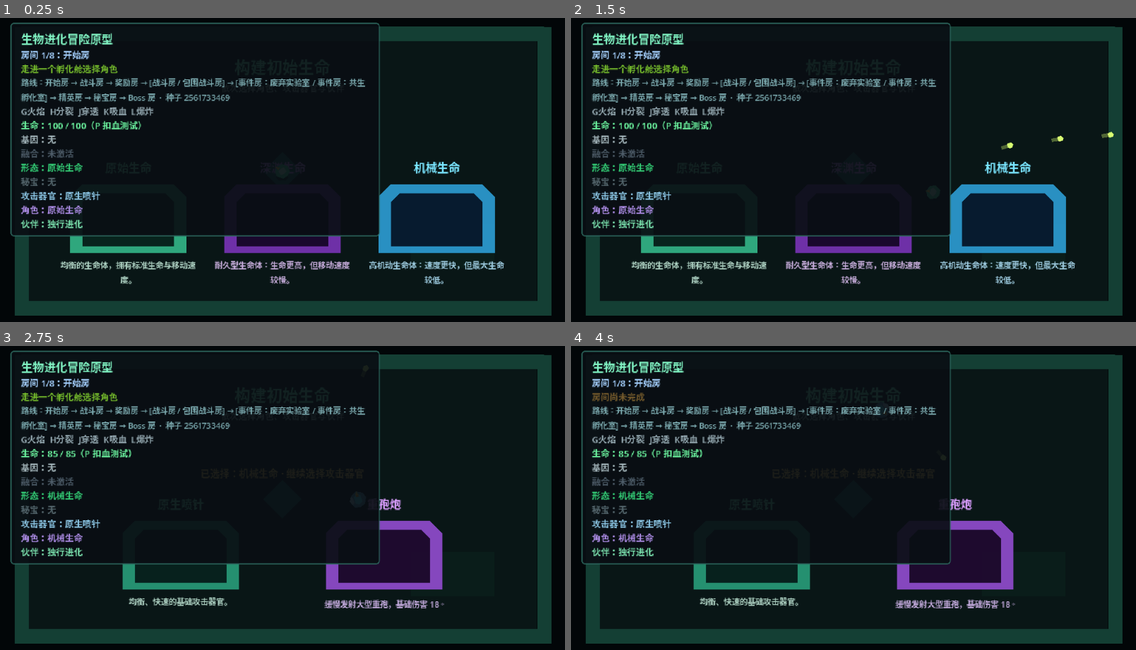
Above: before the commit, frames 1-4 (two rows, left to right).
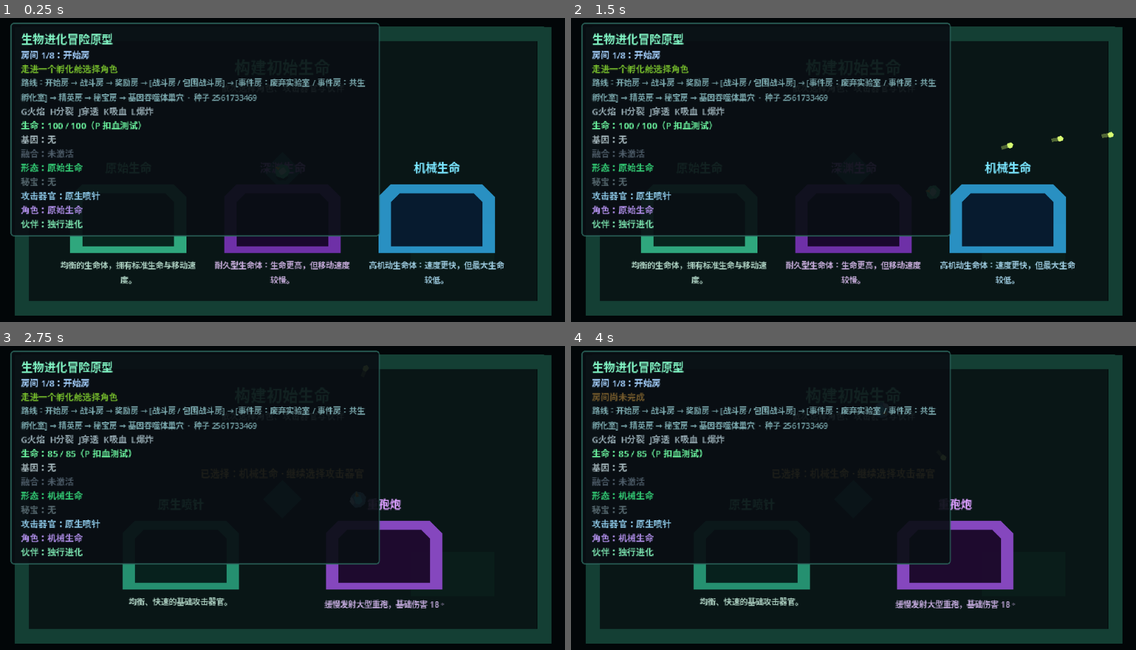
Above: after the commit, the same moments.

Repository: LIJUNCAN1/-Roguelike
Game: Godot game, scene res://scenes/main/main.tscn
Two runs of this game, one before a commit and one after it. Both use one fixed random seed, a clock stepped at 60 frames per second and the inputs below.
Inputs (mouse positions are in pixels of both pictures, inside the frame that each line leads up to):
- Up to frame 1 (0.25 s): no input
- Up to frame 2 (1.5 s): tap Enter at 0.5 s; move the mouse to (977, 154) at 0.52 s; press the mouse at (977, 154) at 0.53 s; hold D (move_right) 0.53-1.28 s; move the mouse to (740, 188) at 1.27 s; release the mouse at (740, 188) at 1.28 s; hold S (move_down) from 1.28 s (still down); click (740, 188) at 1.35 s
- Up to frame 3 (2.75 s): move the mouse to (339, 428) at 2.02 s; release S (move_down) at 2.03 s; hold D (move_right) from 2.03 s (still down); hold P (damage_test_player) from 2.03 s (still down); click (339, 428) at 2.3 s
- Up to frame 4 (4 s): move the mouse to (825, 561) at 2.77 s; release D (move_right) at 2.78 s; release P (damage_test_player) at 2.78 s; hold W (move_up) 2.78-3.53 s; tap N (next_room) at 2.85 s; click (825, 561) at 3.05 s; tap R (restart_run) at 3.5 s; move the mouse to (1023, 546) at 3.52 s; hold A (move_left) from 3.53 s (still down); hold 1 (reward_choice_1) from 3.53 s (still down); click (1023, 546) at 3.8 s

The runs differ from the first frame. In frame 1, 0.4% of the frame differs, in the area x 22-46%, y 24-28%; in frame 2, 0.4%; in frame 3, 0.4%; in frame 4, 0.4%.

Commit message:
feat: add phased gene devourer boss

Diff:
--- /dev/null
+++ b/data/bosses/attacks/devourer_bite_phase_1.tres
@@ -0,0 +1,14 @@
+[gd_resource type="Resource" script_class="BossAttackData" load_steps=2 format=3]
+
+[ext_resource type="Script" path="res://scripts/bosses/boss_attack_data.gd" id="1_data"]
+
+[resource]
+script = ExtResource("1_data")
+id = &"gene_devour"
+display_name = "基因吞噬"
+cooldown = 2.2
+telegraph_duration = 0.9
+trigger_range = 260.0
+radius = 46.0
+damage = 16.0
+warning_color = Color(1, 0.28, 0.18, 1)
--- /dev/null
+++ b/data/bosses/attacks/devourer_bite_phase_2.tres
@@ -0,0 +1,14 @@
+[gd_resource type="Resource" script_class="BossAttackData" load_steps=2 format=3]
+
+[ext_resource type="Script" path="res://scripts/bosses/boss_attack_data.gd" id="1_data"]
+
+[resource]
+script = ExtResource("1_data")
+id = &"ravenous_gene_devour"
+display_name = "狂噬基因"
+cooldown = 1.25
+telegraph_duration = 0.55
+trigger_range = 300.0
+radius = 58.0
+damage = 24.0
+warning_color = Color(1, 0.12, 0.32, 1)
--- /dev/null
+++ b/data/bosses/gene_devourer.tres
@@ -0,0 +1,14 @@
+[gd_resource type="Resource" script_class="BossData" load_steps=4 format=3]
+
+[ext_resource type="Script" path="res://scripts/bosses/boss_data.gd" id="1_data"]
+[ext_resource type="Resource" path="res://data/bosses/phases/devourer_phase_1.tres" id="2_phase_1"]
+[ext_resource type="Resource" path="res://data/bosses/phases/devourer_phase_2.tres" id="3_phase_2"]
+
+[resource]
+script = ExtResource("1_data")
+id = &"gene_devourer"
+display_name = "基因吞噬体"
+max_health = 240.0
+move_speed = 52.0
+stopping_distance = 105.0
+phases = Array[ExtResource("2_phase_1")]([ExtResource("2_phase_1"), ExtResource("3_phase_2")])
--- /dev/null
+++ b/data/bosses/phases/devourer_phase_1.tres
@@ -0,0 +1,14 @@
+[gd_resource type="Resource" script_class="BossPhaseData" load_steps=3 format=3]
+
+[ext_resource type="Script" path="res://scripts/bosses/boss_phase_data.gd" id="1_data"]
+[ext_resource type="Resource" path="res://data/bosses/attacks/devourer_bite_phase_1.tres" id="2_attack"]
+
+[resource]
+script = ExtResource("1_data")
+display_name = "觅食形态"
+enter_health_ratio = 1.0
+move_speed = 52.0
+preferred_distance = 105.0
+attack = ExtResource("2_attack")
+body_color = Color(0.68, 0.14, 0.32, 1)
+core_color = Color(1, 0.42, 0.28, 1)
--- /dev/null
+++ b/data/bosses/phases/devourer_phase_2.tres
@@ -0,0 +1,14 @@
+[gd_resource type="Resource" script_class="BossPhaseData" load_steps=3 format=3]
+
+[ext_resource type="Script" path="res://scripts/bosses/boss_phase_data.gd" id="1_data"]
+[ext_resource type="Resource" path="res://data/bosses/attacks/devourer_bite_phase_2.tres" id="2_attack"]
+
+[resource]
+script = ExtResource("1_data")
+display_name = "狂噬形态"
+enter_health_ratio = 0.5
+move_speed = 86.0
+preferred_distance = 82.0
+attack = ExtResource("2_attack")
+body_color = Color(0.82, 0.06, 0.24, 1)
+core_color = Color(1, 0.78, 0.22, 1)
--- a/data/rooms/boss_room.tres
+++ b/data/rooms/boss_room.tres
@@ -6,6 +6,6 @@
 [resource]
 script = ExtResource("1_room_data")
 id = &"boss"
-display_name = "Boss 房"
+display_name = "基因吞噬体巢穴"
 room_type = 4
 room_scene = ExtResource("2_room_scene")
--- /dev/null
+++ b/scenes/bosses/boss_attack_indicator.tscn
@@ -0,0 +1,17 @@
+[gd_scene load_steps=2 format=3]
+
+[ext_resource type="Script" path="res://scripts/bosses/boss_attack_indicator.gd" id="1_script"]
+
+[node name="BossAttackIndicator" type="Node2D"]
+z_index = -1
+script = ExtResource("1_script")
+
+[node name="Fill" type="Polygon2D" parent="."]
+color = Color(1, 0.2, 0.15, 0.16)
+
+[node name="Ring" type="Line2D" parent="."]
+width = 2.0
+default_color = Color(1, 0.2, 0.15, 0.95)
+joint_mode = 1
+begin_cap_mode = 2
+end_cap_mode = 2
--- /dev/null
+++ b/scenes/bosses/gene_devourer.tscn
@@ -0,0 +1,87 @@
+[gd_scene load_steps=10 format=3]
+
+[ext_resource type="Script" path="res://scripts/bosses/boss_controller.gd" id="1_controller"]
+[ext_resource type="Script" path="res://scripts/actors/movement_component.gd" id="2_movement"]
+[ext_resource type="Resource" path="res://data/bosses/gene_devourer.tres" id="3_data"]
+[ext_resource type="Script" path="res://scripts/combat/health_component.gd" id="4_health"]
+[ext_resource type="Script" path="res://scripts/combat/hurtbox_component.gd" id="5_hurtbox"]
+[ext_resource type="Script" path="res://scripts/combat/hit_feedback_component.gd" id="6_feedback"]
+[ext_resource type="Resource" path="res://data/feedback/test_chaser_feedback.tres" id="7_feedback_data"]
+[ext_resource type="PackedScene" path="res://scenes/bosses/boss_attack_indicator.tscn" id="8_indicator"]
+
+[sub_resource type="CircleShape2D" id="CircleShape2D_boss"]
+radius = 17.0
+
+[node name="GeneDevourer" type="CharacterBody2D"]
+collision_layer = 4
+collision_mask = 1
+script = ExtResource("1_controller")
+enemy_data = ExtResource("3_data")
+attack_indicator_scene = ExtResource("8_indicator")
+
+[node name="MovementComponent" type="Node" parent="."]
+script = ExtResource("2_movement")
+
+[node name="HealthComponent" type="Node" parent="."]
+script = ExtResource("4_health")
+
+[node name="HitFeedbackComponent" type="Node" parent="."]
+script = ExtResource("6_feedback")
+feedback_data = ExtResource("7_feedback_data")
+health_component_path = NodePath("../HealthComponent")
+visual_root_path = NodePath("../Visuals")
+flash_target_paths = Array[NodePath]([NodePath("../Visuals/Body"), NodePath("../Visuals/Core")])
+
+[node name="HurtboxComponent" type="Area2D" parent="."]
+collision_layer = 4
+collision_mask = 0
+monitoring = false
+script = ExtResource("5_hurtbox")
+health_component_path = NodePath("../HealthComponent")
+
+[node name="CollisionShape2D" type="CollisionShape2D" parent="HurtboxComponent"]
+shape = SubResource("CircleShape2D_boss")
+
+[node name="Visuals" type="Node2D" parent="."]
+
+[node name="Shadow" type="Polygon2D" parent="Visuals"]
+position = Vector2(0, 14)
+polygon = PackedVector2Array(-18, 0, -12, -6, 12, -6, 18, 0, 12, 6, -12, 6)
+color = Color(0.015, 0.02, 0.03, 0.62)
+
+[node name="Body" type="Polygon2D" parent="Visuals"]
+polygon = PackedVector2Array(-18, -5, -13, -16, -3, -20, 9, -17, 18, -8, 20, 5, 13, 16, 2, 20, -11, 17, -20, 7)
+color = Color(0.68, 0.14, 0.32, 1)
+
+[node name="Core" type="Polygon2D" parent="Visuals"]
+polygon = PackedVector2Array(-8, -5, 0, -12, 9, -5, 11, 5, 3, 12, -7, 9, -12, 1)
+color = Color(1, 0.42, 0.28, 1)
+
+[node name="Maw" type="Polygon2D" parent="Visuals"]
+polygon = PackedVector2Array(-7, -2, 0, -6, 8, -1, 5, 6, -3, 8, -9, 3)
+color = Color(0.08, 0.015, 0.04, 1)
+
+[node name="FacingMarker" type="Polygon2D" parent="Visuals"]
+polygon = PackedVector2Array(8, -3, 22, 0, 8, 3)
+color = Color(1, 0.78, 0.34, 1)
+
+[node name="CollisionShape2D" type="CollisionShape2D" parent="."]
+shape = SubResource("CircleShape2D_boss")
+
+[node name="PhaseLabel" type="Label" parent="."]
+offset_left = -65.0
+offset_top = -48.0
+offset_right = 65.0
+offset_bottom = -30.0
+theme_override_colors/font_color = Color(1, 0.68, 0.45, 1)
+theme_override_font_sizes/font_size = 10
+text = "觅食形态"
+horizontal_alignment = 1
+
+[node name="BossHealthBar" type="ProgressBar" parent="."]
+offset_left = -46.0
+offset_top = -29.0
+offset_right = 46.0
+offset_bottom = -23.0
+mouse_filter = 2
+show_percentage = false
--- a/scenes/rooms/boss_room.tscn
+++ b/scenes/rooms/boss_room.tscn
@@ -2,7 +2,7 @@
 
 [ext_resource type="PackedScene" path="res://scenes/rooms/room_shell.tscn" id="1_shell"]
 [ext_resource type="Script" path="res://scripts/rooms/room_controller.gd" id="2_controller"]
-[ext_resource type="PackedScene" path="res://scenes/enemies/test_chaser.tscn" id="3_enemy"]
+[ext_resource type="PackedScene" path="res://scenes/bosses/gene_devourer.tscn" id="3_enemy"]
 
 [node name="BossRoom" type="Node2D"]
 script = ExtResource("2_controller")
@@ -11,6 +11,5 @@
 [node name="RoomShell" parent="." instance=ExtResource("1_shell")]
 modulate = Color(1, 0.45, 0.38, 1)
 
-[node name="BossChaser" parent="." groups=["room_enemies"] instance=ExtResource("3_enemy")]
+[node name="GeneDevourer" parent="." groups=["room_enemies"] instance=ExtResource("3_enemy")]
 position = Vector2(500, 180)
-scale = Vector2(2, 2)
--- /dev/null
+++ b/scripts/bosses/boss_attack_data.gd
@@ -0,0 +1,21 @@
+class_name BossAttackData
+extends Resource
+
+@export_group("Identity")
+@export var id: StringName
+@export var display_name: String
+
+@export_group("Timing")
+@export_range(0.05, 30.0, 0.05, "or_greater")
+var cooldown: float = 2.0
+@export_range(0.05, 10.0, 0.05, "or_greater")
+var telegraph_duration: float = 0.8
+
+@export_group("Area")
+@export_range(1.0, 1000.0, 1.0, "or_greater")
+var trigger_range: float = 260.0
+@export_range(1.0, 500.0, 1.0, "or_greater")
+var radius: float = 48.0
+@export_range(0.0, 1000000.0, 1.0, "or_greater")
+var damage: float = 15.0
+@export var warning_color: Color = Color(1.0, 0.25, 0.18, 1.0)
--- /dev/null
+++ b/scripts/bosses/boss_attack_indicator.gd
@@ -0,0 +1,51 @@
+class_name BossAttackIndicator
+extends Node2D
+
+@onready var fill: Polygon2D = $Fill
+@onready var ring: Line2D = $Ring
+
+
+func configure(
+	radius: float,
+	color: Color,
+	telegraph_duration: float
+) -> void:
+	var points := _make_circle(radius)
+	fill.polygon = points
+	ring.points = points
+	ring.closed = true
+
+	var fill_color := color
+	fill_color.a = 0.16
+	fill.color = fill_color
+	ring.default_color = color
+	scale = Vector2.ONE * 0.35
+
+	var tween := create_tween()
+	tween.tween_property(
+		self,
+		"scale",
+		Vector2.ONE,
+		telegraph_duration
+	).set_trans(Tween.TRANS_QUAD).set_ease(Tween.EASE_OUT)
+
+
+func impact() -> void:
+	var impact_color := ring.default_color
+	impact_color.a = 0.7
+	fill.color = impact_color
+	ring.width = 4.0
+	var tween := create_tween()
+	tween.set_parallel(true)
+	tween.tween_property(self, "scale", Vector2.ONE * 1.15, 0.18)
+	tween.tween_property(self, "modulate:a", 0.0, 0.18)
+	tween.chain().tween_callback(queue_free)
+
+
+func _make_circle(radius: float) -> PackedVector2Array:
+	var points := PackedVector2Array()
+	var segment_count := 32
+	for index in segment_count:
+		var angle := TAU * float(index) / float(segment_count)
+		points.append(Vector2.from_angle(angle) * radius)
+	return points
--- /dev/null
+++ b/scripts/bosses/boss_controller.gd
@@ -0,0 +1,180 @@
+class_name BossController
+extends EnemyController
+
+signal phase_changed(phase_index: int, phase: BossPhaseData)
+signal attack_telegraphed(attack: BossAttackData, world_position: Vector2)
+signal attack_resolved(hit_player: bool)
+
+@export var attack_indicator_scene: PackedScene
+
+@onready var body_visual: Polygon2D = $Visuals/Body
+@onready var core_visual: Polygon2D = $Visuals/Core
+@onready var phase_label: Label = $PhaseLabel
+@onready var health_bar: ProgressBar = $BossHealthBar
+
+var boss_data: BossData
+var current_phase_index: int = 0
+var current_phase: BossPhaseData
+var attack_cooldown_remaining: float = 0.8
+var telegraph_remaining: float = 0.0
+var pending_attack_position: Vector2
+var active_indicator: BossAttackIndicator
+
+
+func _ready() -> void:
+	super._ready()
+	boss_data = enemy_data as BossData
+	if (
+		boss_data == null
+		or boss_data.phases.is_empty()
+		or boss_data.phases[0] == null
+	):
+		push_error("Boss requires BossData with at least one phase.")
+		set_physics_process(false)
+		return
+
+	health_component.health_changed.connect(_on_health_changed)
+	health_bar.max_value = health_component.max_health
+	health_bar.value = health_component.current_health
+	_apply_phase(0)
+
+
+func _physics_process(delta: float) -> void:
+	if (
+		current_phase == null
+		or health_component.is_dead
+		or target == null
+		or not is_instance_valid(target)
+	):
+		movement_component.move(self, Vector2.ZERO)
+		return
+
+	if telegraph_remaining > 0.0:
+		movement_component.move(self, Vector2.ZERO)
+		telegraph_remaining -= delta
+		if telegraph_remaining <= 0.0:
+			_resolve_attack()
+		return
+
+	attack_cooldown_remaining = maxf(
+		attack_cooldown_remaining - delta,
+		0.0
+	)
+	var target_offset := target.global_position - global_position
+	var target_distance := target_offset.length()
+	if (
+		current_phase.attack != null
+		and attack_cooldown_remaining <= 0.0
+		and target_distance <= current_phase.attack.trigger_range
+	):
+		_begin_attack()
+		return
+
+	if target_distance <= current_phase.preferred_distance:
+		movement_component.move(self, Vector2.ZERO)
+		return
+	facing_direction = target_offset.normalized()
+	_update_facing_visual()
+	movement_component.move(self, facing_direction)
+
+
+func _begin_attack() -> void:
+	var attack := current_phase.attack
+	if attack == null or attack_indicator_scene == null:
+		return
+
+	pending_attack_position = target.global_position
+	telegraph_remaining = attack.telegraph_duration
+	active_indicator = (
+		attack_indicator_scene.instantiate() as BossAttackIndicator
+	)
+	get_parent().add_child(active_indicator)
+	active_indicator.global_position = pending_attack_position
+	active_indicator.configure(
+		attack.radius,
+		attack.warning_color,
+		attack.telegraph_duration
+	)
+	phase_label.text = "%s · %s" % [
+		current_phase.display_name,
+		attack.display_name,
+	]
+	attack_telegraphed.emit(attack, pending_attack_position)
+
+
+func _resolve_attack() -> void:
+	var attack := current_phase.attack
+	if attack == null:
+		return
+
+	var hit_player := (
+		target != null
+		and is_instance_valid(target)
+		and target.global_position.distance_to(pending_attack_position)
+			<= attack.radius
+	)
+	if hit_player:
+		var player_health := target.get_node_or_null(
+			"HealthComponent"
+		) as HealthComponent
+		if player_health != null:
+			player_health.take_damage(attack.damage, self)
+
+	if active_indicator != null and is_instance_valid(active_indicator):
+		active_indicator.impact()
+	active_indicator = null
+	attack_cooldown_remaining = attack.cooldown
+	phase_label.text = current_phase.display_name
+	attack_resolved.emit(hit_player)
+
+
+func _on_health_changed(
+	current_health: float,
+	max_health: float
+) -> void:
+	health_bar.max_value = max_health
+	health_bar.value = current_health
+	if boss_data == null or max_health <= 0.0:
+		return
+
+	var health_ratio := current_health / max_health
+	var next_phase_index := 0
+	for index in boss_data.phases.size():
+		var phase := boss_data.phases[index]
+		if (
+			phase != null
+			and health_ratio <= phase.enter_health_ratio
+		):
+			next_phase_index = index
+	if next_phase_index != current_phase_index:
+		_apply_phase(next_phase_index)
+
+
+func _apply_phase(phase_index: int) -> void:
+	if (
+		boss_data == null
+		or phase_index < 0
+		or phase_index >= boss_data.phases.size()
+		or boss_data.phases[phase_index] == null
+	):
+		return
+
+	current_phase_index = phase_index
+	current_phase = boss_data.phases[phase_index]
+	movement_component.configure(current_phase.move_speed)
+	body_visual.color = current_phase.body_color
+	core_visual.color = current_phase.core_color
+	phase_label.text = current_phase.display_name
+	if current_phase.attack != null:
+		attack_cooldown_remaining = minf(
+			attack_cooldown_remaining,
+			current_phase.attack.cooldown
+		)
+	phase_changed.emit(current_phase_index, current_phase)
+
+
+func _on_died(source: Node) -> void:
+	if active_indicator != null and is_instance_valid(active_indicator):
+		active_indicator.queue_free()
+	active_indicator = null
+	super._on_died(source)
--- /dev/null
+++ b/scripts/bosses/boss_data.gd
@@ -0,0 +1,5 @@
+class_name BossData
+extends EnemyData
+
+@export_group("Boss Phases")
+@export var phases: Array[BossPhaseData] = []
--- /dev/null
+++ b/scripts/bosses/boss_phase_data.gd
@@ -0,0 +1,20 @@
+class_name BossPhaseData
+extends Resource
+
+@export_group("Phase")
+@export var display_name: String
+@export_range(0.0, 1.0, 0.01)
+var enter_health_ratio: float = 1.0
+
+@export_group("Movement")
+@export_range(0.0, 1000.0, 1.0, "or_greater")
+var move_speed: float = 55.0
+@export_range(0.0, 500.0, 1.0, "or_greater")
+var preferred_distance: float = 110.0
+
+@export_group("Combat")
+@export var attack: BossAttackData
+
+@export_group("Visual")
+@export var body_color: Color = Color(0.68, 0.14, 0.32, 1.0)
+@export var core_color: Color = Color(1.0, 0.42, 0.28, 1.0)
--- /dev/null
+++ b/tests/boss_system_smoke_test.gd
@@ -0,0 +1,107 @@
+extends SceneTree
+
+
+func _init() -> void:
+	call_deferred("_run")
+
+
+func _run() -> void:
+	var main_scene := load("res://scenes/main/main.tscn") as PackedScene
+	var main := main_scene.instantiate()
+	root.add_child(main)
+	await physics_frame
+	await process_frame
+
+	var room_manager := main.get_node("RoomManager") as RoomManager
+	var player := main.get_node("World/Player") as CharacterBody2D
+	var player_health := player.get_node(
+		"HealthComponent"
+	) as HealthComponent
+	var boss_index := room_manager.route_data.rooms.size() - 1
+	if not room_manager.enter_room(boss_index):
+		push_error("Could not enter the boss room.")
+		quit(1)
+		return
+	await physics_frame
+	await process_frame
+
+	var boss := room_manager.current_room.get_node_or_null(
+		"GeneDevourer"
+	) as BossController
+	if (
+		boss == null
+		or boss.boss_data == null
+		or boss.boss_data.phases.size() != 2
+		or not is_equal_approx(
+			boss.health_component.max_health,
+			240.0
+		)
+	):
+		push_error("Gene Devourer boss data was not configured.")
+		quit(1)
+		return
+
+	player.global_position = boss.global_position + Vector2(30.0, 0.0)
+	var health_before := player_health.current_health
+	boss.attack_cooldown_remaining = 0.0
+	await physics_frame
+	await physics_frame
+	if (
+		boss.telegraph_remaining <= 0.0
+		or boss.active_indicator == null
+		or player_health.current_health != health_before
+	):
+		push_error("Boss attack did not begin with a safe telegraph.")
+		quit(1)
+		return
+
+	player.global_position = boss.pending_attack_position + Vector2(90.0, 0.0)
+	for _frame in 65:
+		await physics_frame
+	if player_health.current_health != health_before:
+		push_error("Player could not evade the telegraphed boss attack.")
+		quit(1)
+		return
+
+	player.global_position = boss.global_position + Vector2(20.0, 0.0)
+	boss.attack_cooldown_remaining = 0.0
+	await physics_frame
+	await physics_frame
+	for _frame in 65:
+		await physics_frame
+	if not is_equal_approx(
+		player_health.current_health,
+		health_before - 16.0
+	):
+		push_error("Boss attack did not damage a player inside the area.")
+		quit(1)
+		return
+
+	boss.health_component.take_damage(130.0, player)
+	if (
+		boss.current_phase_index != 1
+		or boss.current_phase == null
+		or boss.current_phase.display_name != "狂噬形态"
+		or not is_equal_approx(
+			boss.movement_component.move_speed,
+			86.0
+		)
+		or not is_equal_approx(
+			boss.current_phase.attack.radius,
+			58.0
+		)
+	):
+		push_error("Boss did not enter its data-driven second phase.")
+		quit(1)
+		return
+
+	boss.health_component.take_damage(999.0, player)
+	await physics_frame
+	await process_frame
+	if not room_manager.current_room.is_completed:
+		push_error("Boss room did not complete after the boss died.")
+		quit(1)
+		return
+
+	print("Boss system smoke test passed.")
+	quit()
Not shown, added: scripts/bosses/boss_attack_data.gd.uid
Not shown, added: scripts/bosses/boss_attack_indicator.gd.uid
Not shown, added: scripts/bosses/boss_controller.gd.uid
Not shown, added: scripts/bosses/boss_data.gd.uid
Not shown, added: scripts/bosses/boss_phase_data.gd.uid
Not shown, added: tests/boss_system_smoke_test.gd.uid
